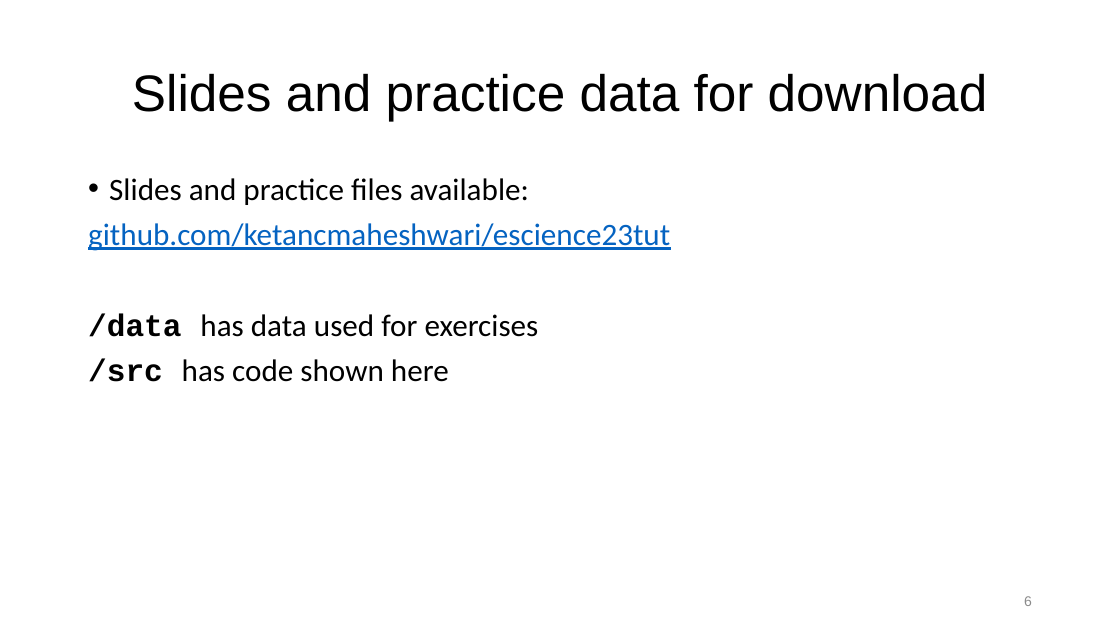
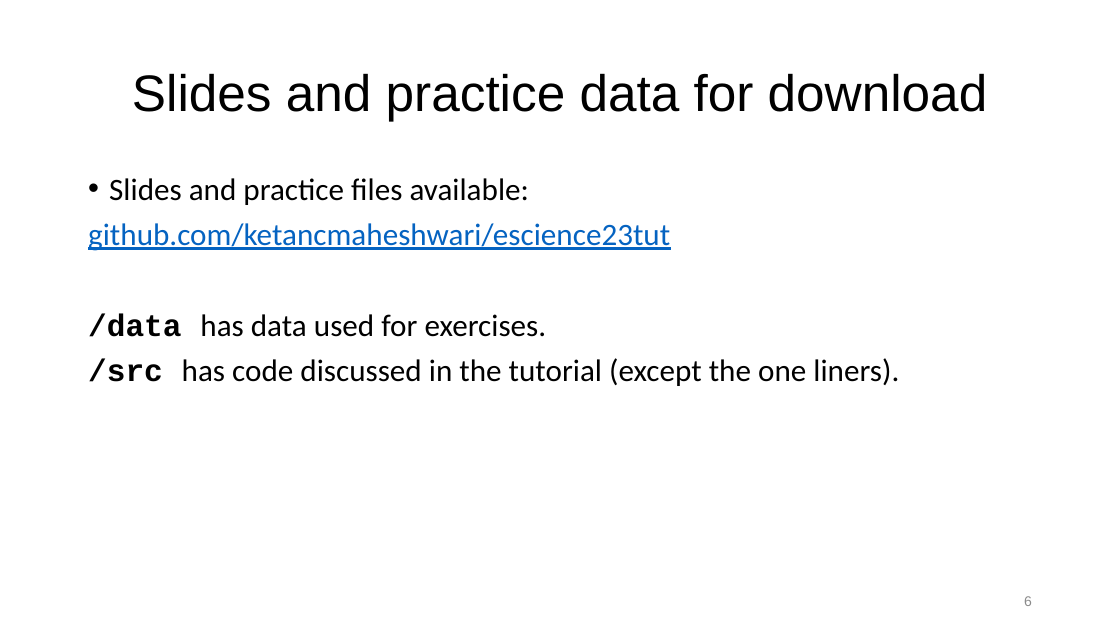
Before and after one commit to ketancmaheshwari/escience23tut, a slide deck: slide 6 of gnu-parallel-tutorial.pptx. Drawn at 1120x630 pixels with LibreOffice and Linux fonts; fonts in the diff are those of the drawing. Boxes give left, top, right and bottom in pixels: in the first picture for what was removed or moved away, otherwise in the second. Text is boxed around its words. In the diff, an @@ line names an element or a change of style, - is before the commit and + after.

```diff
--- a/gnu-parallel-tutorial.pptx
+++ b/gnu-parallel-tutorial.pptx
@@ text at (x1=88, y1=313, x2=899, y2=386): text changed @@
-/data has data used for exercises
-/src has code shown here
+/data has data used for exercises.
+/src has code discussed in the tutorial (except the one liners).
```
Also in this commit, not shown: 3 other slides changed, 1 other file.
